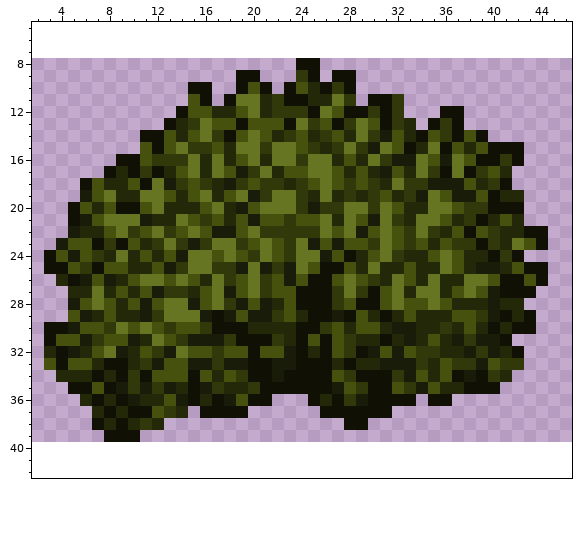
One commit to this pixel-art sprite: content/Entities/Nature/Maple/tree.maple.foliage.png. Above is the file before it was changed.
The file is 48x32 pixels. Colours within 5 levels of each other are drawn and written as one. Shown: x 2..46, y 5..42. The old version is drawn lined up with the new one, on the new canvas.
The same view after the edit:
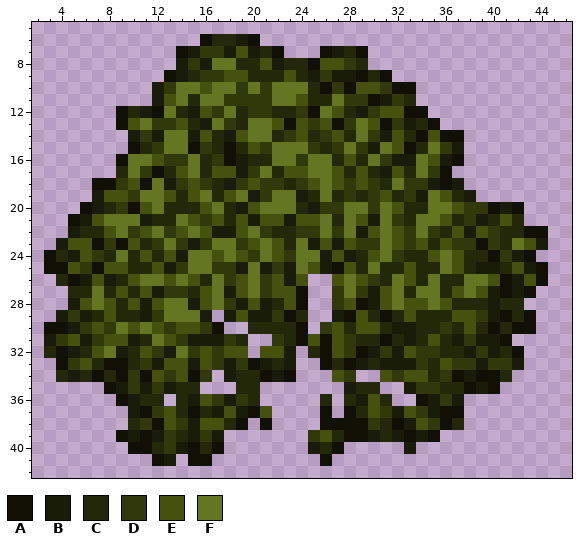
Palette (. is transparent): A #101005  B #181c09  C #232809  D #31390a  E #45510d  F #657522
Difference:
canvas 48x32 -> 48x48, the old top-left corner now at 0,8
Changed rows in their new state; - is an unchanged pixel.
first column x 3:
 6 -------------ACCBA------------------------
 7 -----------ABDDBEBCA---ABCA---------------
 8 -----------BDBFFCCEBCC-EEDC---------------
 9 ----------ABCDDEECCCECBDBBACA-------------
10 ---------BDFFEFFDFDFFF----EEDAA-----------
11 ---------BEFCFFDDDDFFE----D-B-C-----------
12 ------ACBAFCB-DFCDDCC----CB-EEAA-..-------
13 ------AEFDDECBFDCFF--E--------BC-..-------
14 -------BDBFFBECB--F--------------A-..-----
15 -------ACDF-A-CACE---F-----------DB.....--
16 -------FFE----DABC----------------A.....--
17 -----.-F------E-------------------.....---
18 ---.AAD--------------------------A-....---
19 ---.BEED-------------B------------C-....--
20 --.ABCD--------------C----------------B---
21 --------------------B---------------B-----
22 -------------------CC---D----------B------
23 --------------------C-----D--------------B
24 -C-----------------------B-------------BA-
25 -----------------------B----------------B-
26 ----------------------..---------------B--
27 ----------------------..---B-----------B--
28 ----------------------..---B--------------
29 -BD-----------.-----A-..------------------
30 ---D-----------..-----.-------------------
31 BD--------------C..-----------------------
32 ------------D----.---.------D-------------
33 .-D----------E--D-BC-..---B----------D-B--
34 --B-------D--D.BCC---...--..E-E--D---A----
35 --...-------C...-C.......BCC..BDD---B-----
36 ---...----.CBED-DC.---.-.C-EC..ABDB-------
37 ----...B-DE-ACBEBAE-----.-CEDBEDBAA-------
38 ----...--AEDBEECA-A----AA--DCABEDAC-------
39 -----.-BABDCBDB-------DECAABCBABA---------
40 -------AACDBACA-------BCA-----B-----------
41 ---------AB-AA---------A------------------
